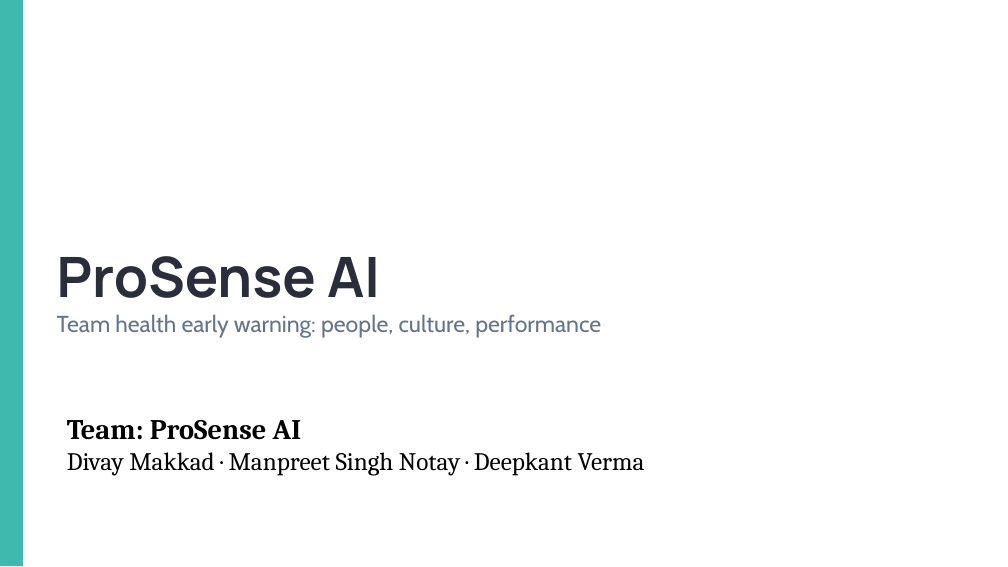
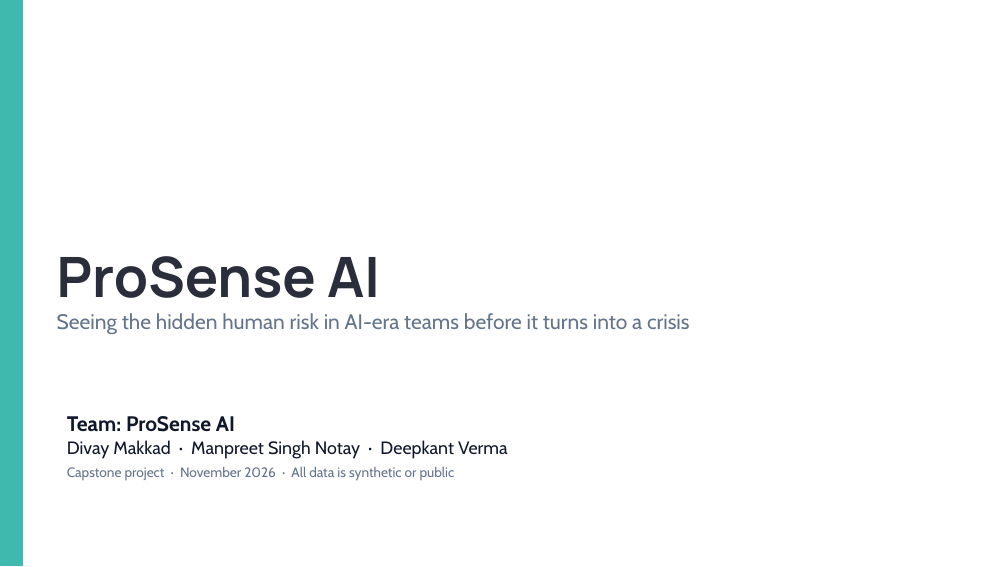
Before and after one commit to deepkantmba-collab/prosense-dashboard, a slide deck: slide 1 of deck/ProSense_AI_Capstone_Deck.pptx. Drawn at 1008x567 pixels with LibreOffice and Linux fonts; fonts in the diff are those of the drawing. Boxes give left, top, right and bottom in pixels: in the first picture for what was removed or moved away, otherwise in the second. Text is boxed around its words. In the diff, an @@ line names an element or a change of style, - is before the commit and + after.

```diff
--- a/deck/ProSense_AI_Capstone_Deck.pptx
+++ b/deck/ProSense_AI_Capstone_Deck.pptx
@@ text at (57,313,690,334): text changed; size 22 to 20 pt @@
-Team health early warning: people, culture, performance
+Seeing the hidden human risk in AI-era teams before it turns into a crisis
@@ text at (67,416,508,459): size 27 to 20 pt in "Team: ProSense AI"; font Cambria to Cabin, text colour #000000 to #0F172A in "Team: ProSense AI", "Divay Makkad · Manpreet Singh Notay · ..."; size 24 to 17 pt in "Divay Makkad · Manpreet Singh Notay · ..." @@
@@ text at (67,467,455,481): paragraph added @@
+Capstone project · November 2026 · All data is synthetic or public
```
Also in this commit, not shown: 11 other slides changed, 4 slides added.
